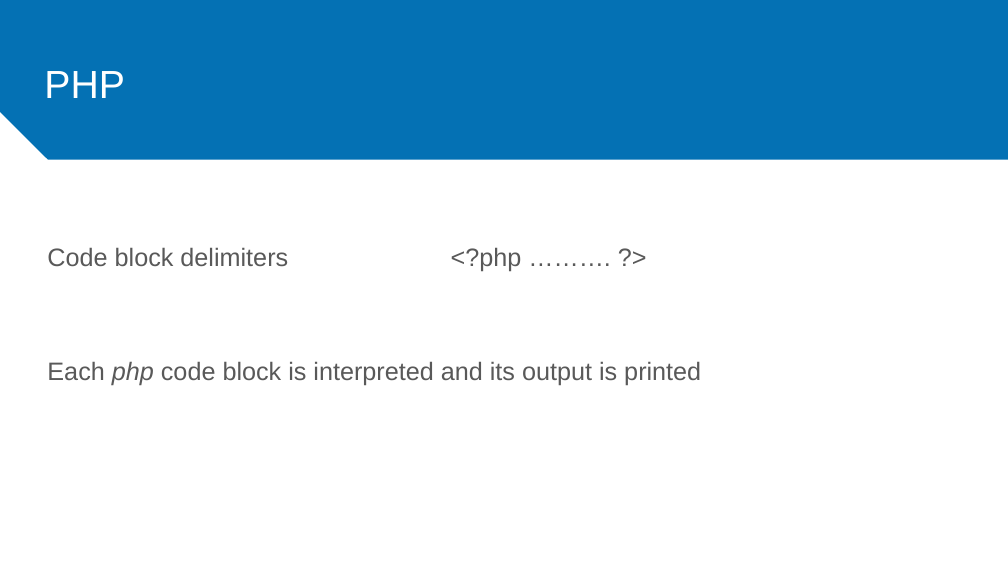
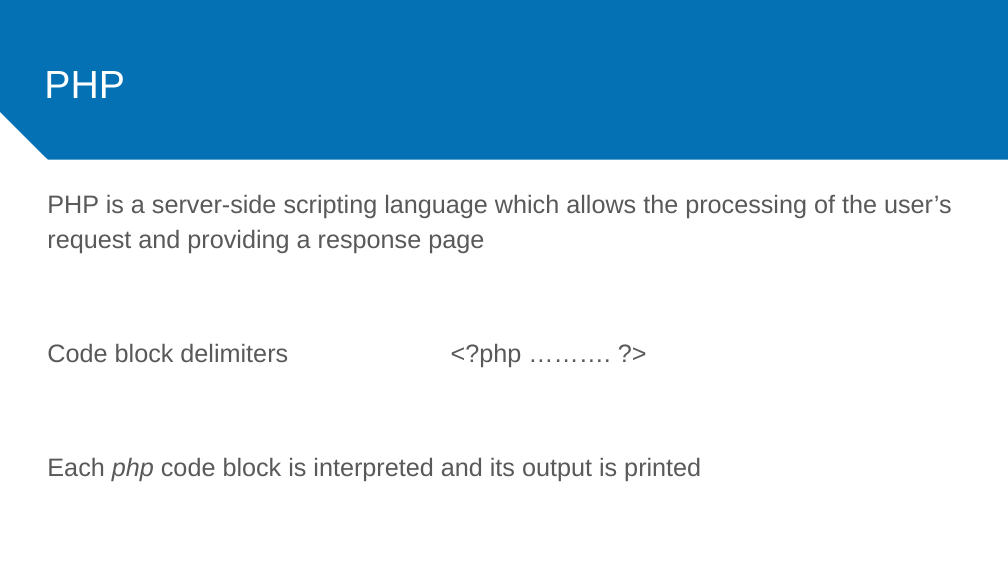
Before and after one commit to dominguesgm/Workshop-WebDev, a slide deck: slide 26 of presentation/webdev workshop.pptx (slide 22 before the commit). Drawn at 1008x567 pixels with LibreOffice and Linux fonts; fonts in the diff are those of the drawing. Boxes give left, top, right and bottom in pixels: in the first picture for what was removed or moved away, otherwise in the second. Text is boxed around its words. In the diff, an @@ line names an element or a change of style, - is before the commit and + after.

```diff
--- a/presentation/webdev workshop.pptx
+++ b/presentation/webdev workshop.pptx
@@ text at (47, 194, 952, 253): paragraph added @@
+PHP is a server-side scripting language which allows the processing of the user’s request and providing a response page
```
Also in this commit, not shown: 2 other slides changed, 7 slides added.
